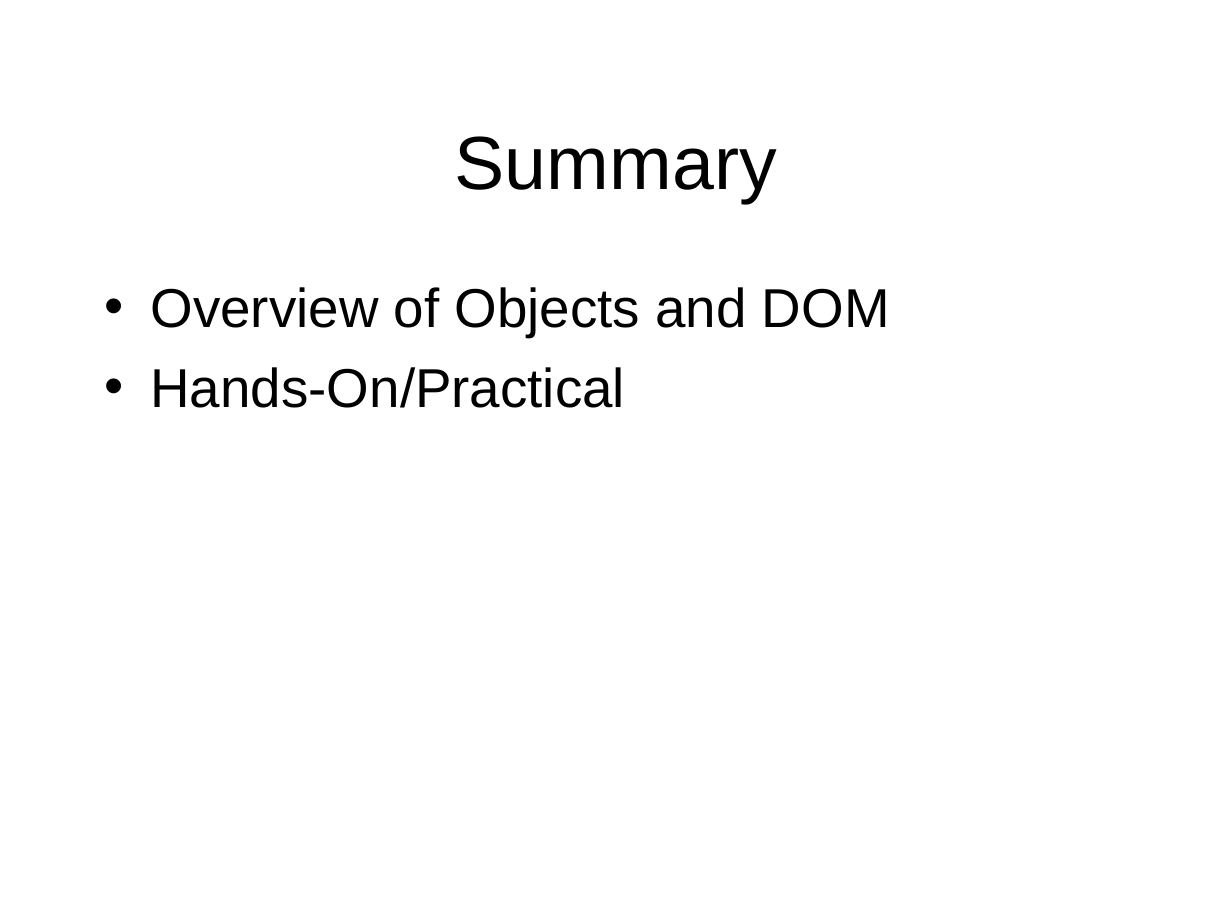
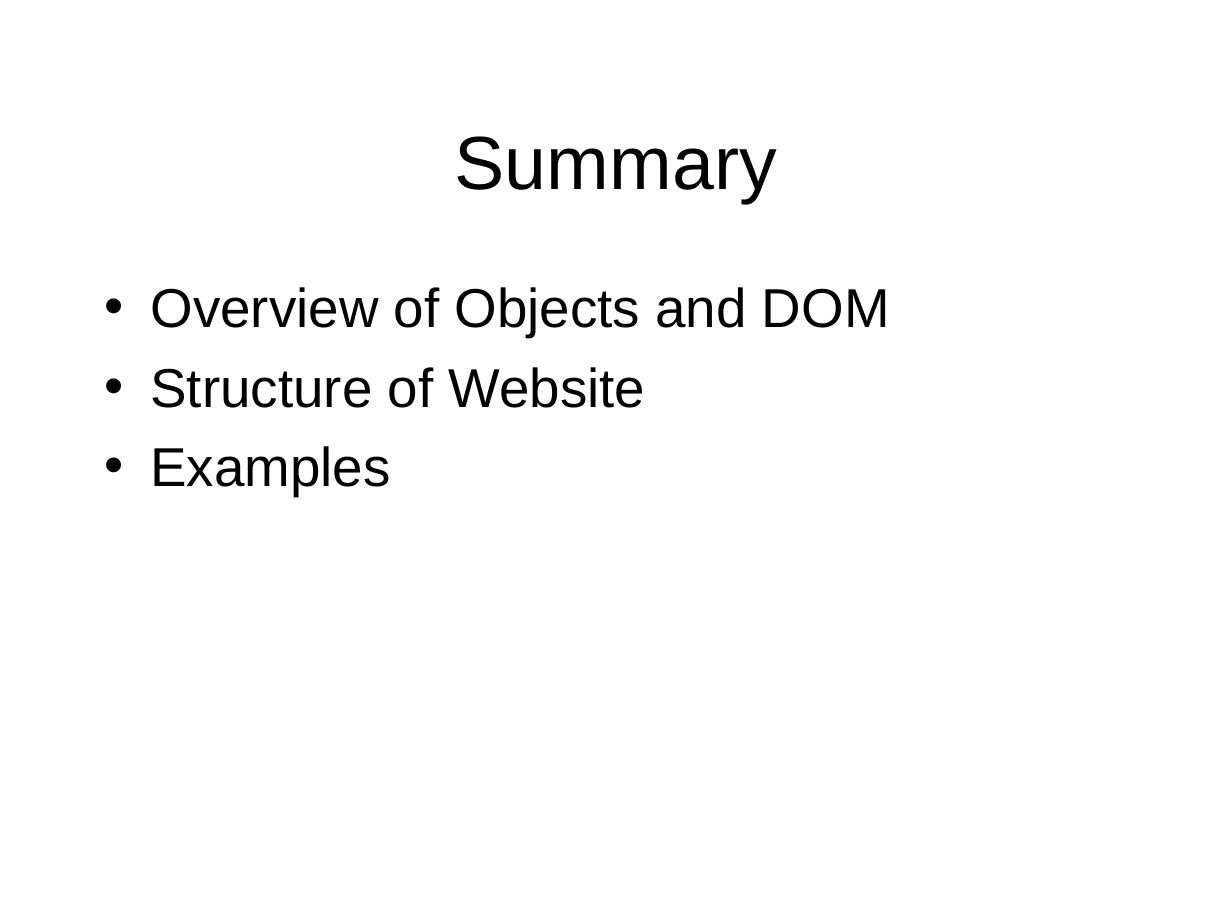
Before and after one commit to octaviordz/zjnu2017.github.io, a slide deck: slide 20 of WAD/lectures/140--Objects.and.DOM.pptx (slide 17 before the commit). Drawn at 1232x924 pixels with LibreOffice and Linux fonts; fonts in the diff are those of the drawing. Boxes give left, top, right and bottom in pixels: in the first picture for what was removed or moved away, otherwise in the second. Text is boxed around its words. In the diff, an @@ line names an element or a change of style, - is before the commit and + after.

```diff
--- a/WAD/lectures/140--Objects.and.DOM.pptx
+++ b/WAD/lectures/140--Objects.and.DOM.pptx
@@ text at [150, 367, 645, 496]: text changed @@
-• Hands-On/Practical
+• Structure of Website
+• Examples
```
Also in this commit, not shown: 10 other slides changed, 4 slides added, 3 other files.
